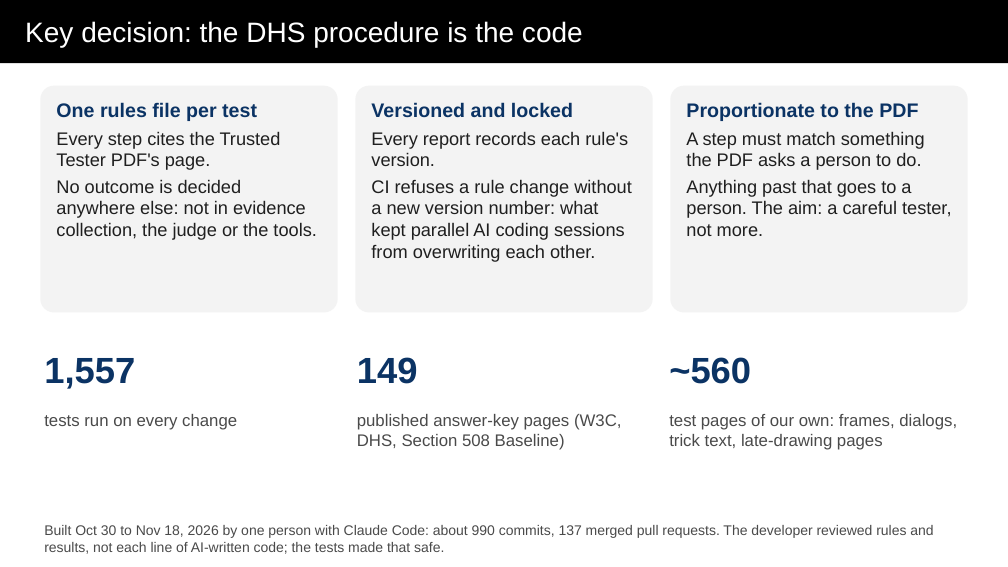
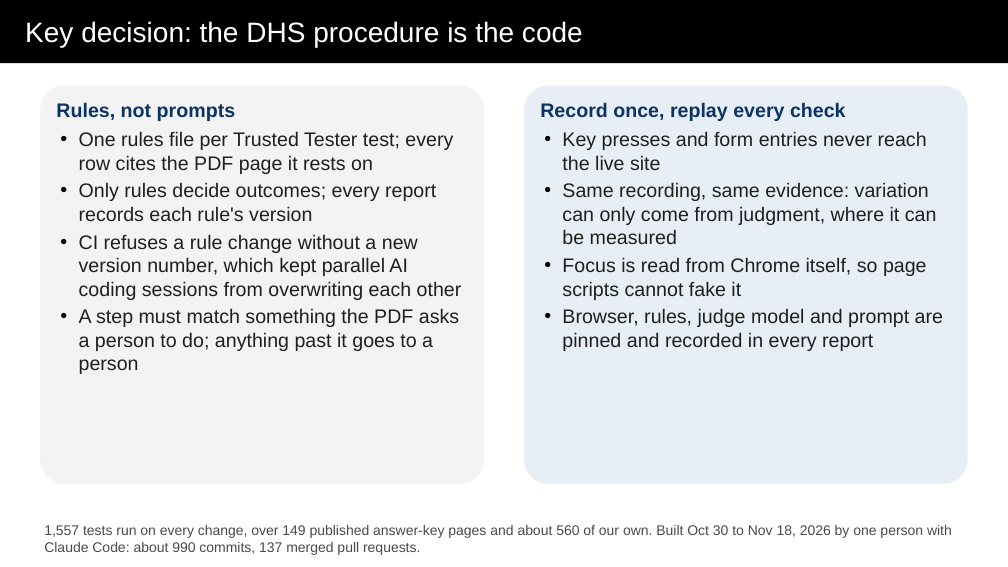
Before and after one commit to abbybowman/tobi508, a slide deck: slide 5 of docs/hackathon/out/TOBI-deck.pptx (slide 7 before the commit). Drawn at 1008x567 pixels with LibreOffice and Linux fonts; fonts in the diff are those of the drawing. Boxes give left, top, right and bottom in pixels: in the first picture for what was removed or moved away, otherwise in the second. Text is boxed around its words. In the diff, an @@ line names an element or a change of style, - is before the commit and + after.

```diff
--- a/docs/hackathon/out/TOBI-deck.pptx
+++ b/docs/hackathon/out/TOBI-deck.pptx
@@ rounded rectangle: place and size @@
-rounded rectangle at [40,86,338,312]
+rounded rectangle at [40,86,484,484]
@@ rounded rectangle: place and size @@
-rounded rectangle at [355,86,652,312]
+rounded rectangle at [524,86,968,484]
@@ rounded rectangle at [524,86,968,484]: fill #F3F3F3 to #E8EEF6 @@
@@ rounded rectangle removed at [670,86,968,312] @@
@@ text at [56,102,462,374]: text changed; size 13 to 14 pt @@
-One rules file per test
-Every step cites the Trusted Tester PDF's page.
-No outcome is decided anywhere else: not in evidence collection, the judge or the tools.
+Rules, not prompts
+• One rules file per Trusted Tester test; every row cites the PDF page it rests on
+• Only rules decide outcomes; every report records each rule's version
+• CI refuses a rule change without a new version number, which kept parallel AI coding sessions from overwriting each other
+• A step must match something the PDF asks a person to do; anything past it goes to a person
@@ text at [540,102,943,351]: text changed; size 13 to 14 pt @@
-Versioned and locked
-Every report records each rule's version.
-CI refuses a rule change without a new version number: what kept parallel AI coding sessions from overwriting each other.
+Record once, replay every check
+• Key presses and form entries never reach the live site
+• Same recording, same evidence: variation can only come from judgment, where it can be measured
+• Focus is read from Chrome itself, so page scripts cannot fake it
+• Browser, rules, judge model and prompt are pinned and recorded in every report
@@ text removed at [686,102,951,236] @@
-Proportionate to the PDF
-A step must match something the PDF asks a person to do.
-Anything past that goes to a person. The aim: a careful tester, not more.
@@ text removed at [44,358,135,389] @@
-1,557
@@ text removed at [357,357,418,384] @@
-149
@@ text removed at [669,357,751,384] @@
-~560
@@ text removed at [44,414,237,430] @@
-tests run on every change
@@ text removed at [357,414,621,450] @@
-published answer-key pages (W3C, DHS, Section 508 Baseline)
@@ text removed at [669,414,957,450] @@
-test pages of our own: frames, dialogs, trick text, late-drawing pages
@@ text at [44,525,952,555]: text changed @@
-Built Oct 30 to Nov 18, 2026 by one person with Claude Code: about 990 commits, 137 merged pull requests. The developer reviewed rules and results, not each line of AI-written code; the tests made that safe.
+1,557 tests run on every change, over 149 published answer-key pages and about 560 of our own. Built Oct 30 to Nov 18, 2026 by one person with Claude Code: about 990 commits, 137 merged pull requests.
```
Also in this commit, not shown: 2 other slides changed, 2 slides added, 6 slides removed, 2 other files.
